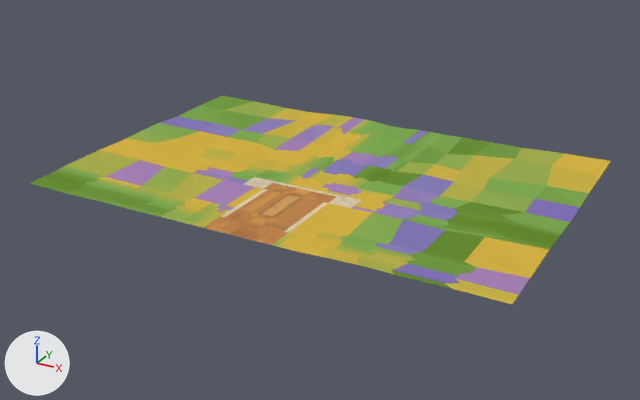
A saved change to the Blender file art/blend/court.blend.
Rendered twice from a 50 mm camera at (116.4, -187.8, 99.0) aimed at (-0.5, 24.9, -7.3). Arrows for +X, +Y and +Z are at lower left; the lights stay in place. The first picture is the older version.

Objects in the first picture: 'court_surround' and 2 more.
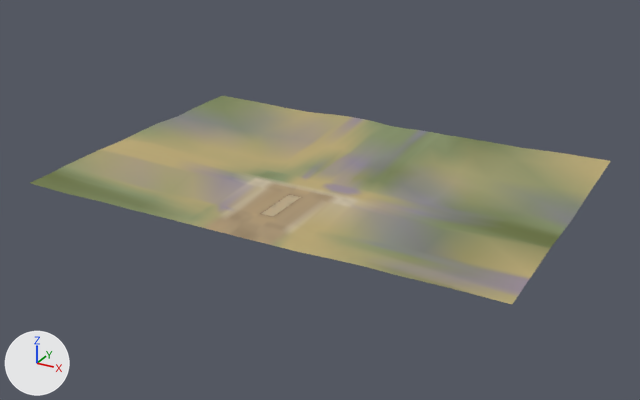
Where the change shows, as pixel boxes (x1, y1, x2, y2) in the pictures (640 x 400 px):
part 1 of me_court_surround, recoloured: (30, 96, 611, 304) in both

Edits to the bpy script that builds the scene:
```text
Change me_court_surround:
    where me_court_surround.from_pydata(...)  # 1008 vertices, 1888 faces; spans x -72.0..72.0, y -20.0..78.0, z -0.3..0.9
    used by ob_court_surround; location = (0.0, 0.0, 0.0)
    me_court_surround part 1: 1888 faces centred in x -68.3..68.1, y -19.5..74.2, z -0.2..0.8 are repainted in the vertex colours, in many colours
```
